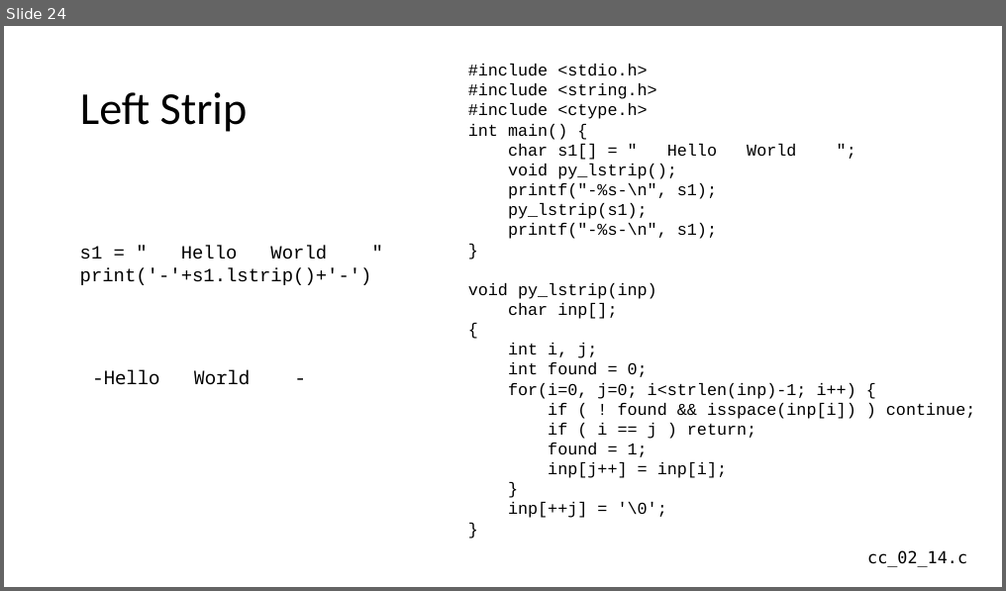
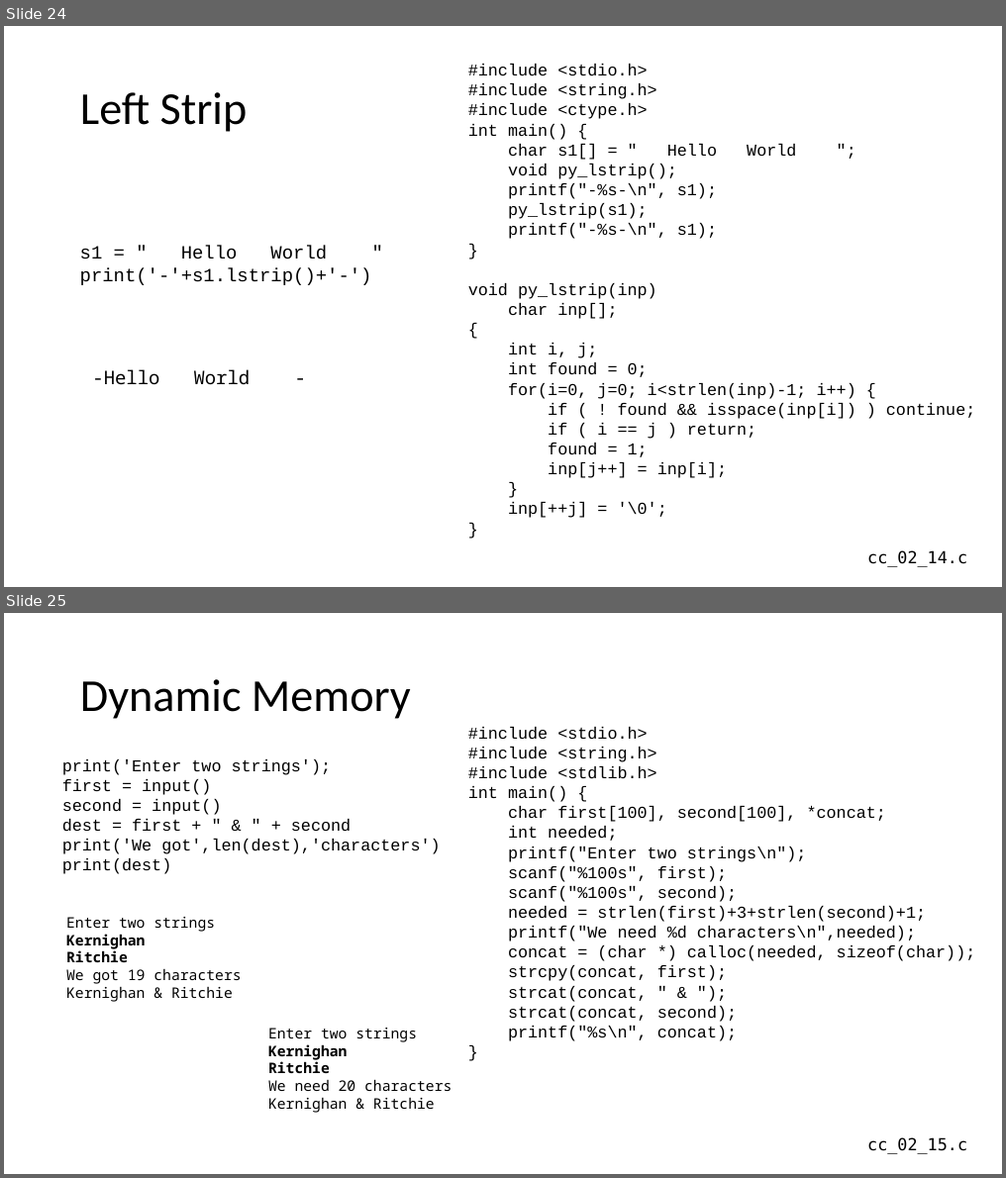
Before and after one commit to csev/cc4e, a slide deck: lectures/CC-02-Python.pptx. Shown one above the other, each under a label of ours: slide 24 before the commit, slides 24 and 25 after it. The pictures are 1006x591 and 1006x1178 pixels, drawn with LibreOffice and Linux fonts; fonts in the diff are those of the drawing. Boxes give left, top, right and bottom in pixels: in the first picture for what was removed or moved away, otherwise in the second. Text is boxed around its words. In the diff, an @@ line names an element or a change of style, - is before the commit and + after.

```diff
--- a/lectures/CC-02-Python.pptx
+++ b/lectures/CC-02-Python.pptx
@@ slide 25 added at bbox=[4, 613, 1002, 1174], background #FFFFFF @@
@@ title added at bbox=[80, 679, 411, 719], 44 pt, text #000000 @@
+Dynamic Memory
@@ text added at bbox=[468, 727, 976, 1042], 16 pt, text #000000 @@
+#include <stdio.h>
+#include <string.h>
+#include <stdlib.h>
+int main() {
+char first[100], second[100], *concat;
+int needed;
+printf("Enter two strings\n");
+scanf("%100s", first);
+scanf("%100s", second);
+needed = strlen(first)+3+strlen(second)+1;
+printf("We need %d characters\n",needed);
+concat = (char *) calloc(needed, sizeof(char));
+strcpy(concat, first);
+strcat(concat, " & ");
+strcat(concat, second);
+printf("%s\n", concat);
+}
@@ text added at bbox=[62, 760, 440, 874], 16 pt, text #000000 @@
+print('Enter two strings');
+first = input()
+second = input()
+dest = first + " & " + second
+print('We got',len(dest),'characters')
+print(dest)
@@ text added at bbox=[66, 917, 241, 1002], 14 pt, text #000000 @@
+Enter two strings
+Kernighan
+Ritchie
+We got 19 characters
+Kernighan & Ritchie
@@ text added at bbox=[268, 1028, 451, 1113], 14 pt, text #000000 @@
+Enter two strings
+Kernighan
+Ritchie
+We need 20 characters
+Kernighan & Ritchie
@@ text added at bbox=[867, 1138, 967, 1155], 16 pt, text #000000 @@
+cc_02_15.c
```
Also in this commit, not shown: 1 slide changed, 2 other slides added, 2 other files.
